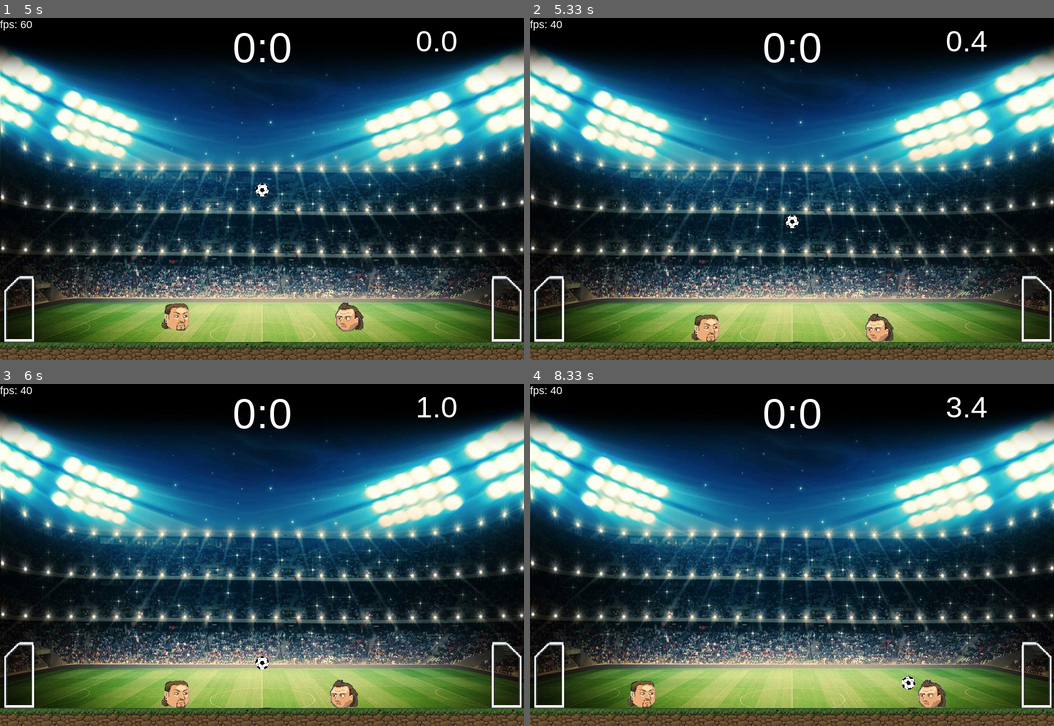
Above: before the commit, frames 1-4 (two rows, left to right).
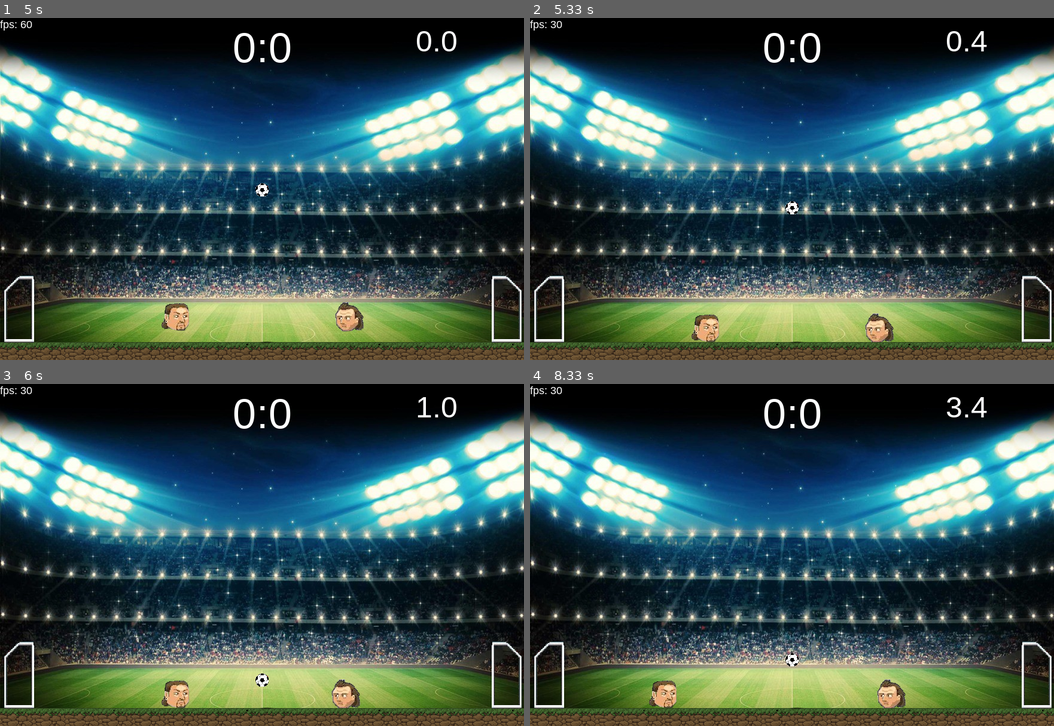
Above: after the commit, the same moments.

Repository: pedrooa/Projeto-Final
Game: pygame game, started from main_2_VersãoPedrão (Conflito de codificação Unicode).py
Two runs of this game, one before a commit and one after it. Both use one fixed random seed, a clock stepped at 60 frames per second and the inputs below.
Inputs (mouse positions are in pixels of both pictures, inside the frame that each line leads up to):
- Up to frame 1 (5 s): click (99, 267) at 2.95 s; click (324, 219) at 3.28 s; click (73, 178) at 3.62 s; click (267, 226) at 3.95 s; click (110, 336) at 4.95 s
- Up to frame 2 (5.33 s): tap S at 5.23 s
- Up to frame 3 (6 s): hold Left from 5.9 s (still down)
- Up to frame 4 (8.33 s): release Left at 6.3 s; hold Up 6.33-6.7 s; hold Right 6.73-7.37 s; hold Down 7.4-7.77 s; hold Left 7.8-8.27 s; hold A 7.8-8.27 s; hold Right from 8.3 s (still down); hold D from 8.3 s (still down)

Frame 1 is identical in both runs. In frame 2, 0.2% of the frame differs, in the area x 3-52%, y 0-62%; in frame 3, 0.4%; in frame 4, 1.6%, in the area x 3-80%, y 0-96%.

Commit message:
versão final do jogo

Diff:
--- a/Sprites.py
+++ b/Sprites.py
@@ -227,7 +227,7 @@
 
 
     def dash(self):
-        self.vel.x = self.vel.x * 4
+        self.vel.x = self.vel.x * 2
 
 
     def powerup_raio(self):
@@ -270,8 +270,7 @@
     def __init__(self,game):
         pg.sprite.Sprite.__init__(self)
         self.game = game
-        #self.type = random.choice(['crescer','diminuir','velocidade','gelo'])
-        self.type = random.choice(['velocidade'])
+        self.type = random.choice(['crescer','diminuir','velocidade','gelo'])
         self.image = self.game.powerup_images[self.type]
         self.image.set_colorkey(BLACK)
         self.rect = self.image.get_rect()
--- a/main_2_VersãoPedrão.py
+++ b/main_2_VersãoPedrão.py
@@ -22,6 +22,7 @@
         self.intro = True
         self.num = 0
         self.num1 = 0
+        self.Fullscreen = False
 
     def new(self):
         #start a new game
@@ -322,7 +323,12 @@
                     self.player1.dash()
                 if event.key == pg.K_DOWN:
                     self.player2.dash()
-
+                if event.key == pg.K_f:
+                    self.Fullscreen = not self.Fullscreen
+                    if self.Fullscreen == True:
+                        self.screen = pg.display.set_mode((WIDTH, HEIGHT), pg.FULLSCREEN, 32)
+                    else:
+                        self.screen = pg.display.set_mode((WIDTH, HEIGHT))
     def draw(self):
         #Game loop draw
         # Draw / render
@@ -385,6 +391,13 @@
             for event in pg.event.get():
                 if event.type == pg.QUIT:
                     pg.quit()
+                if event.type == pg.KEYDOWN:
+                    if event.key == pg.K_f:
+                        self.Fullscreen = not self.Fullscreen
+                        if self.Fullscreen == True:
+                            self.screen = pg.display.set_mode((WIDTH, HEIGHT), pg.FULLSCREEN, 32)
+                        else:
+                            self.screen = pg.display.set_mode((WIDTH, HEIGHT))
 
             pg.display.update()
 
--- a/settings.py
+++ b/settings.py
@@ -14,7 +14,7 @@
 PLAYER_RAIO = 24
 WIDTH = 876
 HEIGHT = 573
-FPS = 40
+FPS = 30
 # define colors
 WHITE = (255, 255, 255)
 BLACK = (0, 0, 0)
@@ -25,7 +25,7 @@
 #setting para a movimentacao com vetor
 aceleração_maxima = 0.9
 atrito = -0.12
-atrito_powerup = -0.005
+atrito_powerup = -0.010
 atrito_gelo = -0.30
 gravidade = 0.7
 
